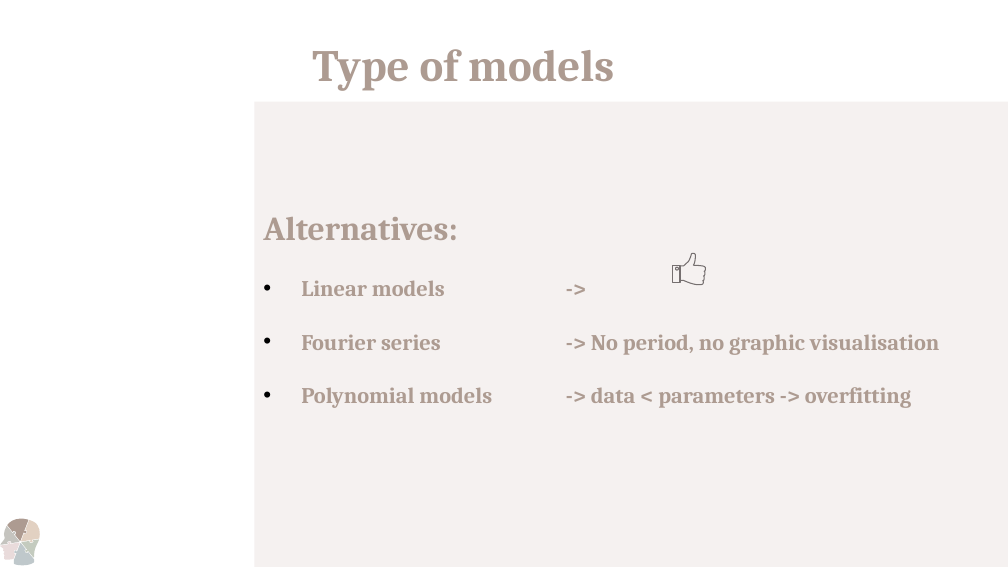
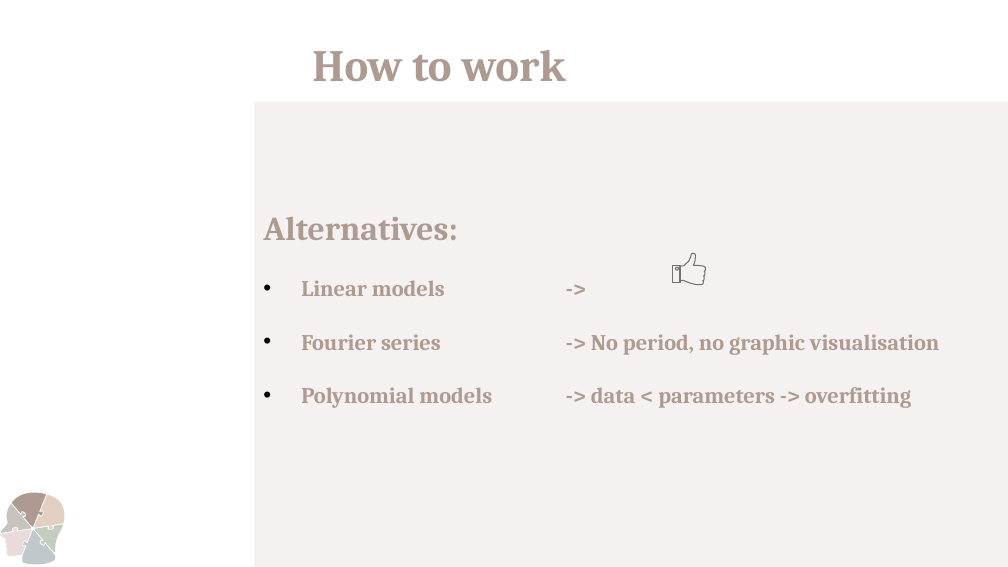
Before and after one commit to domenico-rgs/EFSA-Project, a slide deck: slide 6 of Presentation.pptx (slide 7 before the commit). Drawn at 1008x567 pixels with LibreOffice and Linux fonts; fonts in the diff are those of the drawing. Boxes give left, top, right and bottom in pixels: in the first picture for what was removed or moved away, otherwise in the second. Text is boxed around its words. In the diff, an @@ line names an element or a change of style, - is before the commit and + after.

```diff
--- a/Presentation.pptx
+++ b/Presentation.pptx
@@ text at box(312, 50, 566, 81): text changed @@
-Type of models
+How to work
@@ freeform shape: place and size @@
-freeform shape at box(0, 526, 19, 545)
+freeform shape at box(0, 504, 31, 533)
@@ freeform shape: place and size @@
-freeform shape at box(7, 518, 28, 541)
+freeform shape at box(12, 492, 46, 527)
@@ freeform shape: place and size @@
-freeform shape at box(21, 520, 40, 542)
+freeform shape at box(34, 495, 66, 529)
@@ freeform shape: place and size @@
-freeform shape at box(0, 541, 20, 560)
+freeform shape at box(0, 528, 32, 558)
@@ freeform shape: place and size @@
-freeform shape at box(13, 543, 34, 567)
+freeform shape at box(22, 530, 55, 567)
@@ freeform shape: place and size @@
-freeform shape at box(21, 539, 39, 557)
+freeform shape at box(34, 524, 62, 552)
```
Also in this commit, not shown: 5 slides removed.
